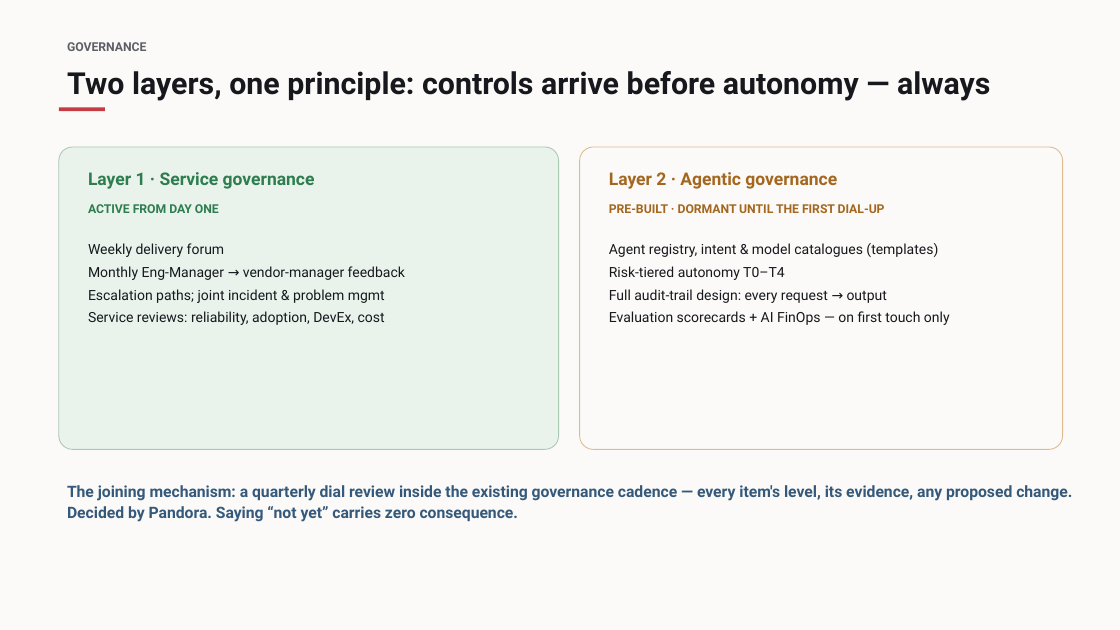
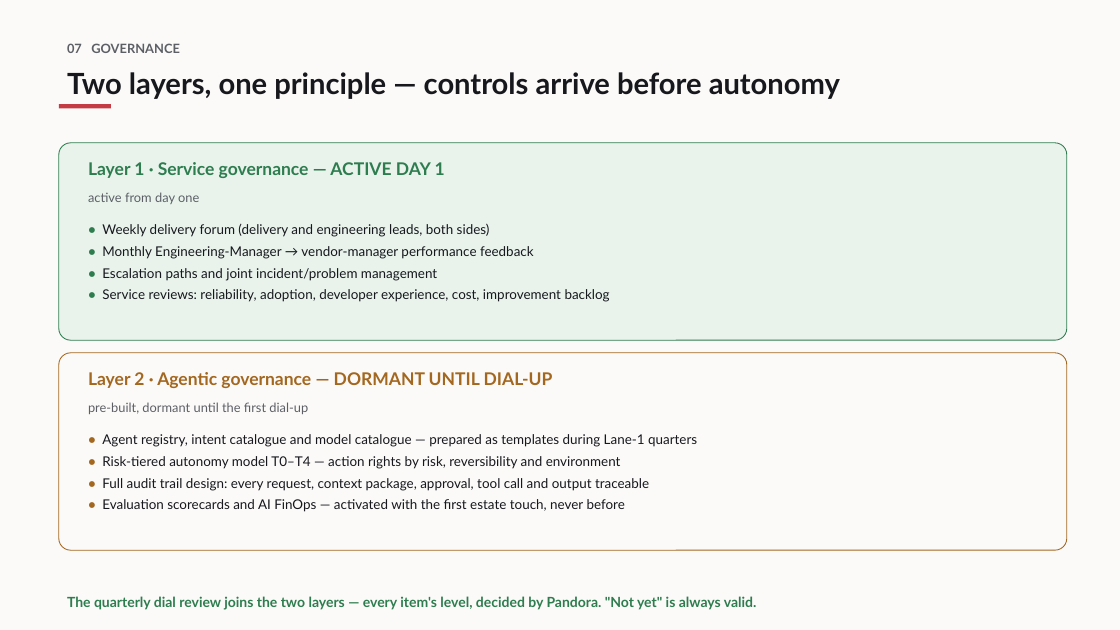
Before and after one commit to opsinghis/pand-tsf, a slide deck: slide 8 of docs/Alternative Approach - Summary.pptx (slide 11 before the commit). Drawn at 1120x630 pixels with LibreOffice and Linux fonts; fonts in the diff are those of the drawing. Boxes give left, top, right and bottom in pixels: in the first picture for what was removed or moved away, otherwise in the second. Text is boxed around its words. In the diff, an @@ line names an element or a change of style, - is before the commit and + after.

```diff
--- a/docs/Alternative Approach - Summary.pptx
+++ b/docs/Alternative Approach - Summary.pptx
@@ text at (67, 43, 180, 53): text changed; size 10.5 to 11 pt; font Roboto to Lato @@
-GOVERNANCE
+07 GOVERNANCE
@@ text at (67, 72, 840, 99): text changed; size 26 to 25 pt; font Roboto to Lato @@
-Two layers, one principle: controls arrive before autonomy — always
+Two layers, one principle — controls arrive before autonomy
@@ rectangle: place and size @@
-rectangle at (59, 108, 105, 111)
+rectangle at (59, 104, 111, 108)
@@ rounded rectangle: place and size @@
-rounded rectangle at (59, 147, 559, 450)
+rounded rectangle at (59, 143, 1067, 340)
@@ rounded rectangle at (59, 143, 1067, 340): outline #A9C9B5 0.75 pt to #2E7D4F 0.75 pt; proportions changed @@
@@ text at (88, 162, 445, 178): text changed; font Roboto to Lato @@
-Layer 1 · Service governance
+Layer 1 · Service governance — ACTIVE DAY 1
@@ text at (88, 192, 199, 204): text changed; size 10.5 to 11 pt; font Roboto to Lato; text colour #2E7D4F to #5C6066; bold off @@
-ACTIVE FROM DAY ONE
+active from day one
@@ text at (102, 224, 610, 302): text changed; size 12 to 11.5 pt; font Roboto to Lato @@
-Weekly delivery forum
-Monthly Eng-Manager → vendor-manager feedback
-Escalation paths; joint incident & problem mgmt
-Service reviews: reliability, adoption, DevEx, cost
+• Weekly delivery forum (delivery and engineering leads, both sides)
+• Monthly Engineering-Manager → vendor-manager performance feedback
+• Escalation paths and joint incident/problem management
+• Service reviews: reliability, adoption, developer experience, cost, improvement backlog
@@ rounded rectangle: place and size @@
-rounded rectangle at (580, 147, 1063, 450)
+rounded rectangle at (59, 353, 1067, 550)
@@ rounded rectangle at (59, 353, 1067, 550): outline #DDBB8C 0.75 pt to #A3671F 0.75 pt; proportions changed @@
@@ text at (88, 372, 553, 388): text changed; font Roboto to Lato @@
-Layer 2 · Agentic governance
+Layer 2 · Agentic governance — DORMANT UNTIL DIAL-UP
@@ text at (88, 402, 308, 414): text changed; size 10.5 to 11 pt; font Roboto to Lato; text colour #A3671F to #5C6066; bold off @@
-PRE-BUILT · DORMANT UNTIL THE FIRST DIAL-UP
+pre-built, dormant until the first dial-up
@@ text at (102, 434, 697, 512): text changed; size 12 to 11.5 pt; font Roboto to Lato @@
-Agent registry, intent & model catalogues (templates)
-Risk-tiered autonomy T0–T4
-Full audit-trail design: every request → output
-Evaluation scorecards + AI FinOps — on first touch only
+• Agent registry, intent catalogue and model catalogue — prepared as templates during Lane-1 quarters
+• Risk-tiered autonomy model T0–T4 — action rights by risk, reversibility and environment
+• Full audit trail design: every request, context package, approval, tool call and output traceable
+• Evaluation scorecards and AI FinOps — activated with the first estate touch, never before
@@ text at (67, 596, 757, 610): text changed; size 13.5 to 12 pt; font Roboto to Lato; text colour #35597B to #2E7D4F @@
-The joining mechanism: a quarterly dial review inside the existing governance cadence — every item's level, its evidence, any proposed change. Decided by Pandora. Saying “not yet” carries zero consequence.
+The quarterly dial review joins the two layers — every item's level, decided by Pandora. "Not yet" is always valid.
```
Also in this commit, not shown: 7 other slides changed, 13 slides added, 5 slides removed, 8 other files.
